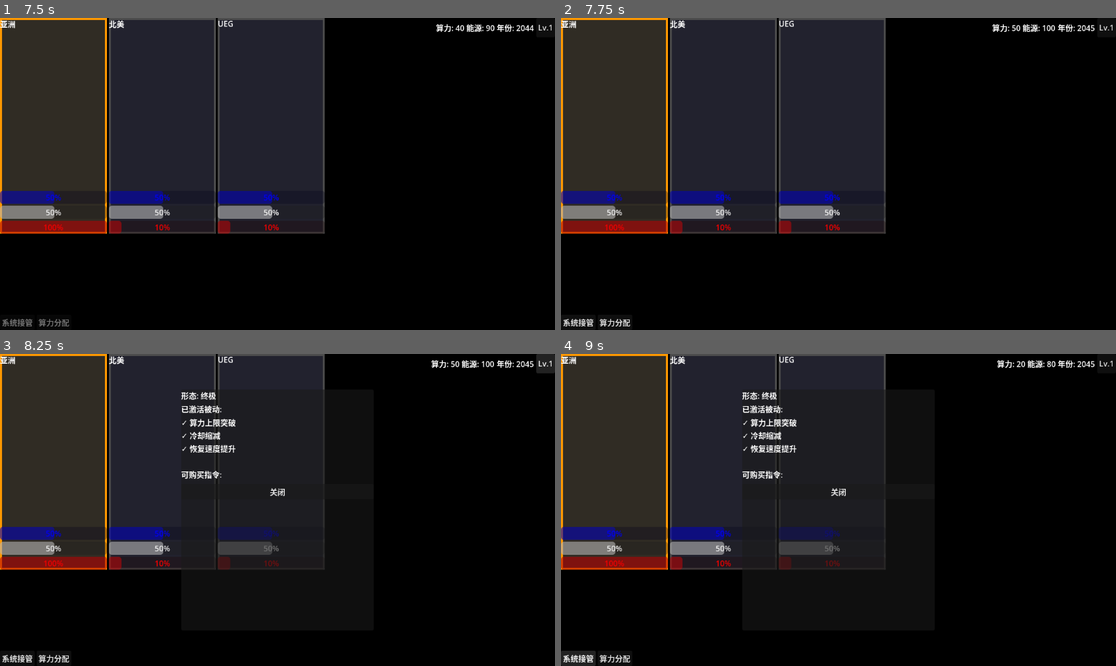
Above: before the commit, frames 1-4 (two rows, left to right).
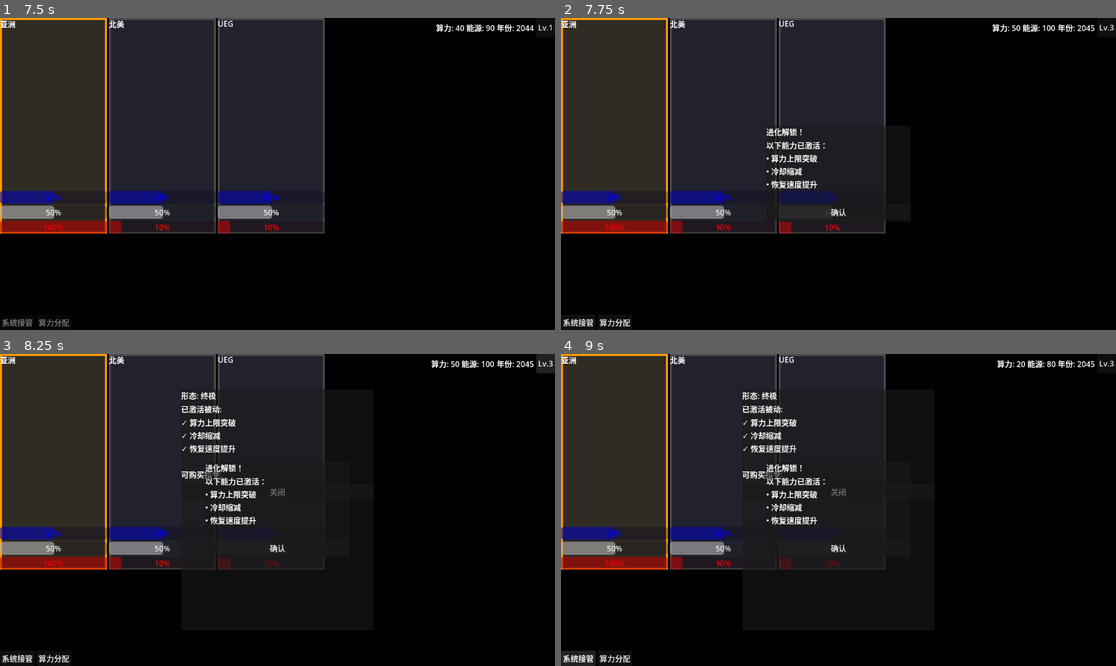
Above: after the commit, the same moments.

Repository: ltzu929/moss
Game: Godot game, scene res://scenes/main_os.tscn
Same seed, same stepped clock (60 frames per second), same inputs: the game is played once before the commit and once after it. The engine's default icon, where the game draws it, is replaced by a stand-in: a white triangle on a blue panel in a dark square.
Inputs (mouse positions are in pixels of both pictures, inside the frame that each line leads up to):
- Up to frame 1 (7.5 s): click "Lv.1" at 0.5 s; click "全局接管 (25算力)" at 1.25 s; click "能源转换 (15算力)" at 2 s; click "危机预测 (20算力)" at 2.75 s; click "关闭" at 3.5 s; click "Lv.1" at 4.25 s; click "关闭" at 5 s; click "Lv.1" at 5.75 s; click "关闭" at 6.5 s; tap Enter at 7.25 s; move the mouse to (55, 127) at 7.27 s; click (55, 127) at 7.42 s
- Up to frame 2 (7.75 s): no input
- Up to frame 3 (8.25 s): click "Lv.1" (after the commit: "Lv.3") at 8 s
- Up to frame 4 (9 s): click "系统接管" at 8.75 s

Frame 1 is identical in both runs. In frame 2, 1.7% of the frame differs, in the area x 36-100%, y 2-66%; in frame 3, 1.6%; in frame 4, 1.6%.

Commit message:
fix: 实现进化通知弹窗显示逻辑
check_evolution_unlocks() 在解锁后：
- 更新进化按钮显示
- 暂停时间，显示通知弹窗
- 等待玩家确认后恢复时间

Diff:
--- a/scripts/systems/main_os.gd
+++ b/scripts/systems/main_os.gd
@@ -222,7 +222,12 @@
 
 	if unlocked_any:
 		update_evolution_level()
-		# TODO: 显示进化通知弹窗
+		update_evolution_button()
+		# 显示进化通知弹窗
+		$Timer.stop()
+		%EvolutionNotice.show_notice(unlocked_names)
+		await %EvolutionNotice.notice_confirmed
+		$Timer.start()
 
 ## 应用进化能力效果
 ## 参数: evolution - 进化能力数据
